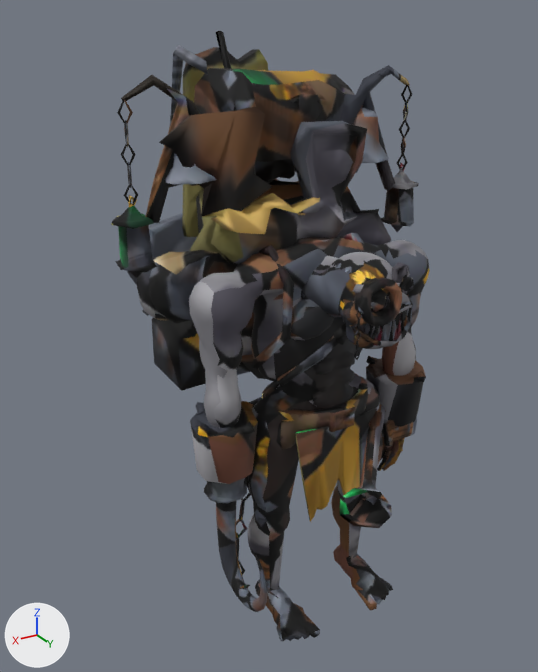
An edit to the glTF model art/wardens/dredge/dredge.glb, drawn before and after from the same camera.
Before and after are seen from a 50 mm lens placed at (1.19, 1.703, 1.844), pointed at (0.076, -0.153, 0.916). Lighting does not change. The marker at lower left points along +X, +Y and +Z. The first picture is the older version. Vertices at exactly the same position are counted once.

In view in the first picture: 'grimble'.
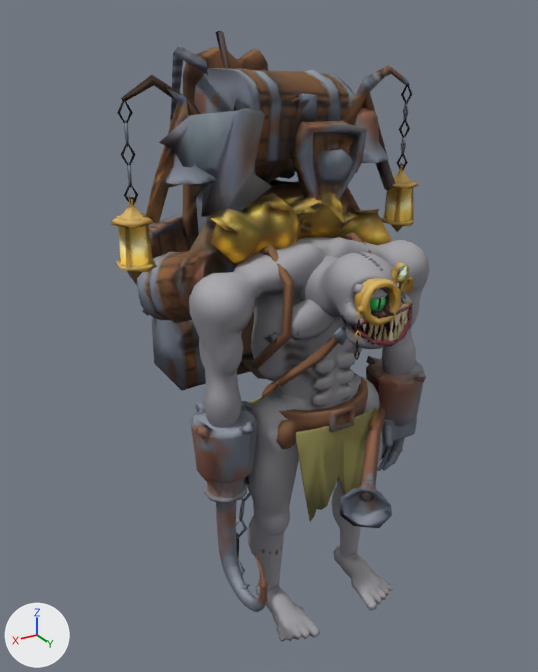
The change, as JSON lines over the scene's bpy script:
```json
{"block": "me_grimble", "where": "me_grimble.from_pydata(...)  # 6720 vertices, 14537 faces; spans x -0.53..0.53, y -0.66..0.46, z 0.0..1.8"}
{"block": "me_grimble", "where": "# used by ob_grimble; location = (0.0, 0.0, 0.0)"}
{"block": "me_grimble", "change": "me_grimble part 1: 125 of 6720 vertices moved; they spanned x -0.05..0.1, y 0.28..0.35, z 1.12..1.27 and now span x -0.05..0.11, y 0.28..0.35, z 1.12..1.27; mean shift (0.0, 0.0, 0.0); largest move (-0.01, 0.3, 1.14) -> (-0.01, 0.33, 1.27)"}
{"block": "me_grimble", "change": "me_grimble part 2: 12754 kept faces spanning x -0.53..0.53, y -0.65..0.46, z 0.0..1.8 get new texture (UV) coordinates"}
```

Pixel boxes (x1, y1, x2, y2) of what changed, in the pictures (538 x 672 px; the box of a moved part takes in the faces that stretch with it):
```json
{"part": 1, "of": "me_grimble", "change": "moved or reshaped", "before": [355, 262, 414, 326], "after": [355, 262, 414, 326]}
{"part": 2, "of": "me_grimble", "change": "surface changed", "before": [111, 31, 430, 642], "after": [111, 31, 430, 642]}
```
